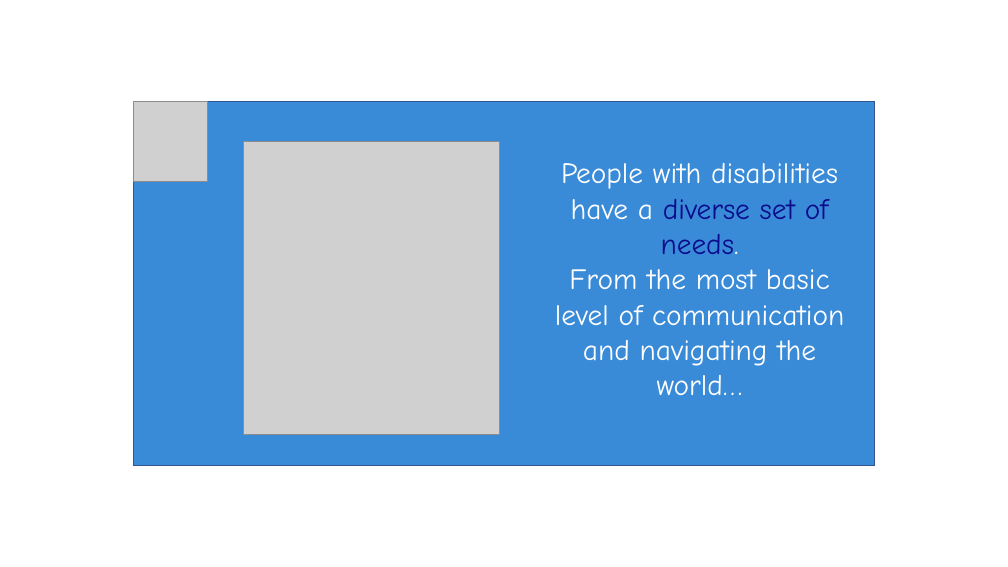
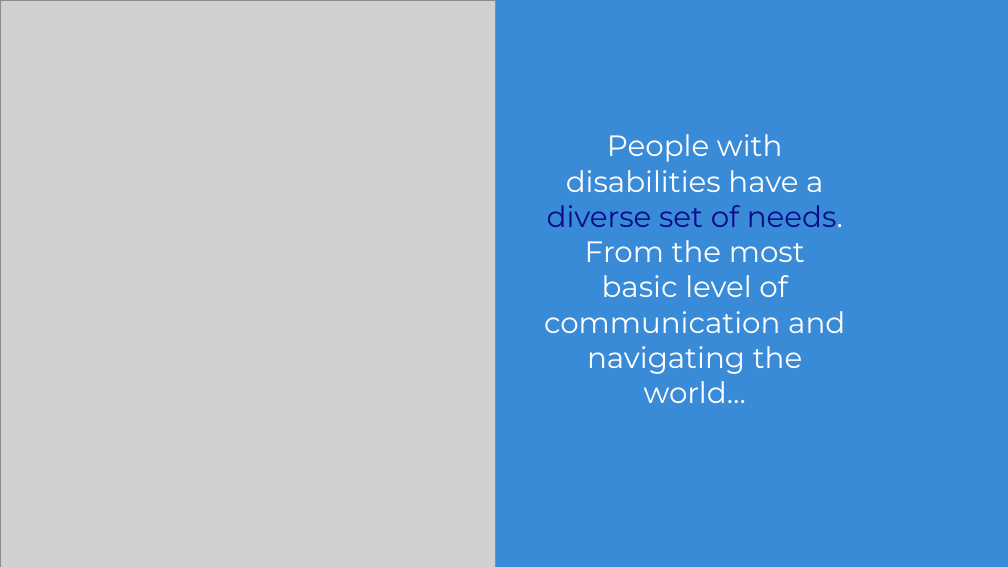
Before and after one commit to rs6713/sesame, a slide deck: slide 3 of sesame_presentation.pptx. Drawn at 1008x567 pixels with LibreOffice and Linux fonts; fonts in the diff are those of the drawing; grey boxes stand for pictures; background and template pictures are left out. Boxes give left, top, right and bottom in pixels: in the first picture for what was removed or moved away, otherwise in the second. Text is boxed around its words. In the diff, an @@ line names an element or a change of style, - is before the commit and + after.

```diff
--- a/sesame_presentation.pptx
+++ b/sesame_presentation.pptx
@@ background #FFFFFF to #3A8BD7 @@
@@ picture: place and size @@
-picture at (244,141,500,434)
+picture at (0,0,496,567)
@@ rectangle removed at (133,101,875,466) @@
@@ picture removed at (133,101,207,181) @@
@@ text "People with disabilities have a ...": place and size @@
-text "People with disabilities have a ..." at (555,163,844,395)
+text "People with disabilities have a ..." at (544,134,845,403)
@@ text "People with disabilities have a ..." at (544,134,845,403): font Comic Neue to Montserrat @@
```
Also in this commit, not shown: 6 other slides changed, 1 slide added, 1 slide removed.
